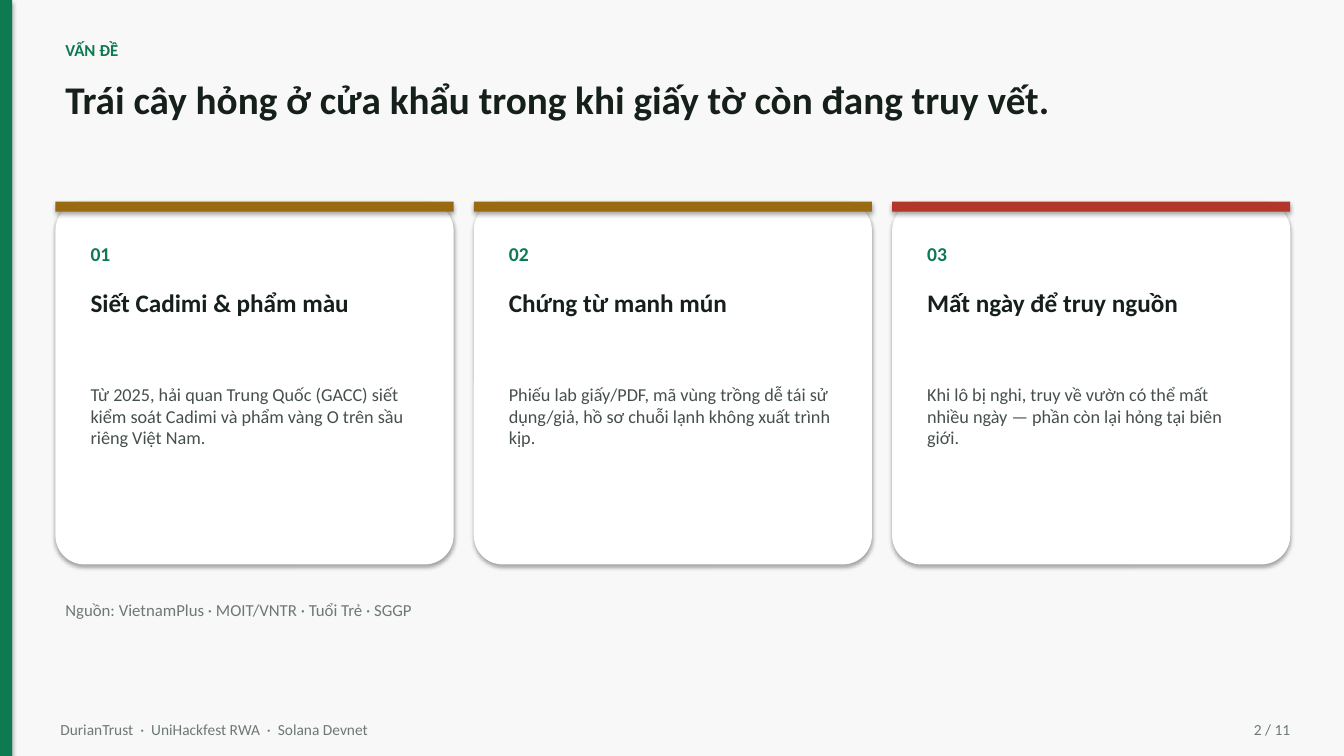
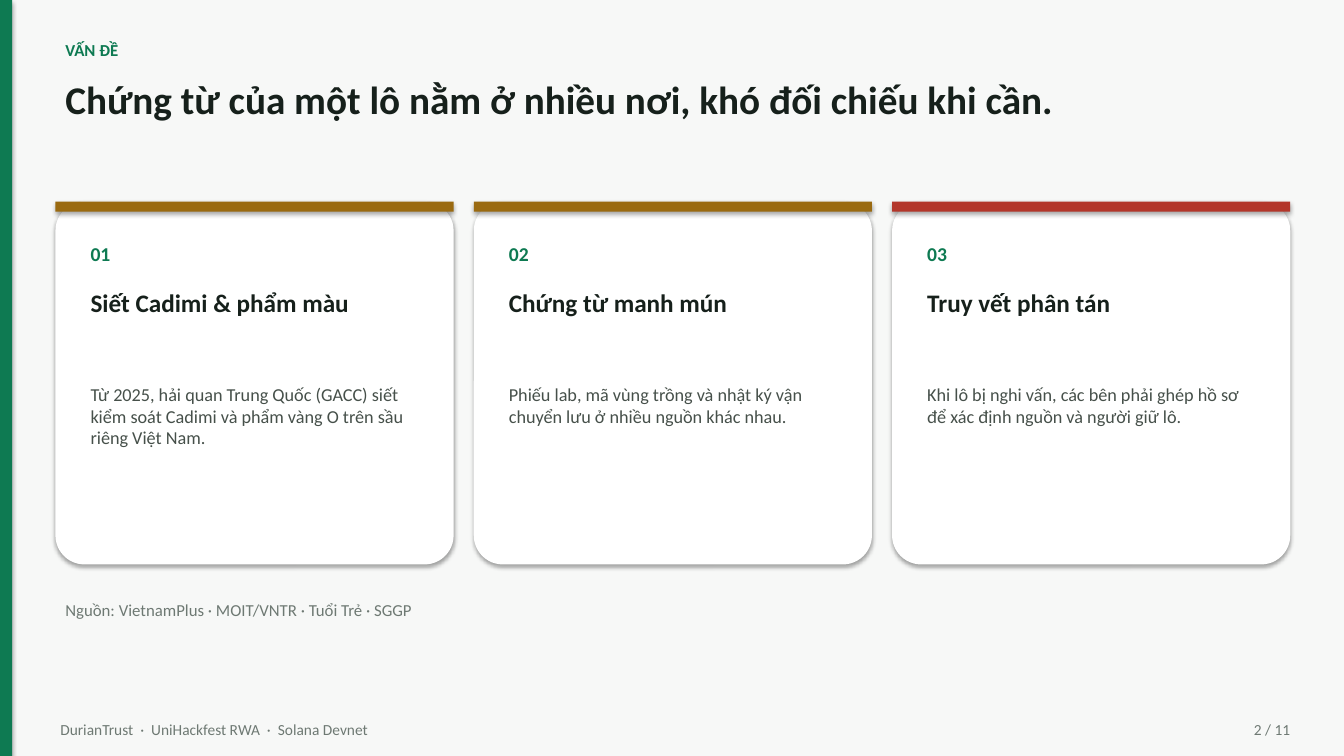
Before and after one commit to vinhelysia/DurainCheckerDemo, a slide deck: slide 2 of DurianTrust_Pitch_Deck.pptx. Drawn at 1344x756 pixels with LibreOffice and Linux fonts; fonts in the diff are those of the drawing. Boxes give left, top, right and bottom in pixels: in the first picture for what was removed or moved away, otherwise in the second. Text is boxed around its words. In the diff, an @@ line names an element or a change of style, - is before the commit and + after.

```diff
--- a/DurianTrust_Pitch_Deck.pptx
+++ b/DurianTrust_Pitch_Deck.pptx
@@ text at bbox=[65, 82, 1053, 121]: text changed @@
-Trái cây hỏng ở cửa khẩu trong khi giấy tờ còn đang truy vết.
+Chứng từ của một lô nằm ở nhiều nơi, khó đối chiếu khi cần.
@@ text at bbox=[927, 293, 1110, 316]: text changed @@
-Mất ngày để truy nguồn
+Truy vết phân tán
@@ text at bbox=[509, 387, 802, 426]: text changed @@
-Phiếu lab giấy/PDF, mã vùng trồng dễ tái sử dụng/giả, hồ sơ chuỗi lạnh không xuất trình kịp.
+Phiếu lab, mã vùng trồng và nhật ký vận chuyển lưu ở nhiều nguồn khác nhau.
@@ text at bbox=[927, 387, 1239, 426]: text changed @@
-Khi lô bị nghi, truy về vườn có thể mất nhiều ngày — phần còn lại hỏng tại biên giới.
+Khi lô bị nghi vấn, các bên phải ghép hồ sơ để xác định nguồn và người giữ lô.
```
Also in this commit, not shown: 6 other slides changed, 9 other files.
